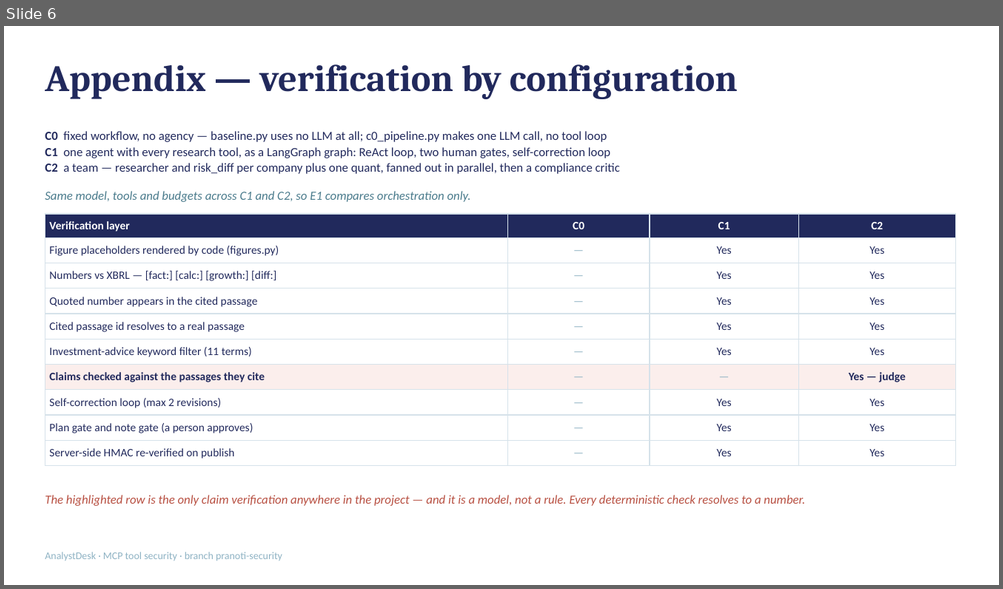
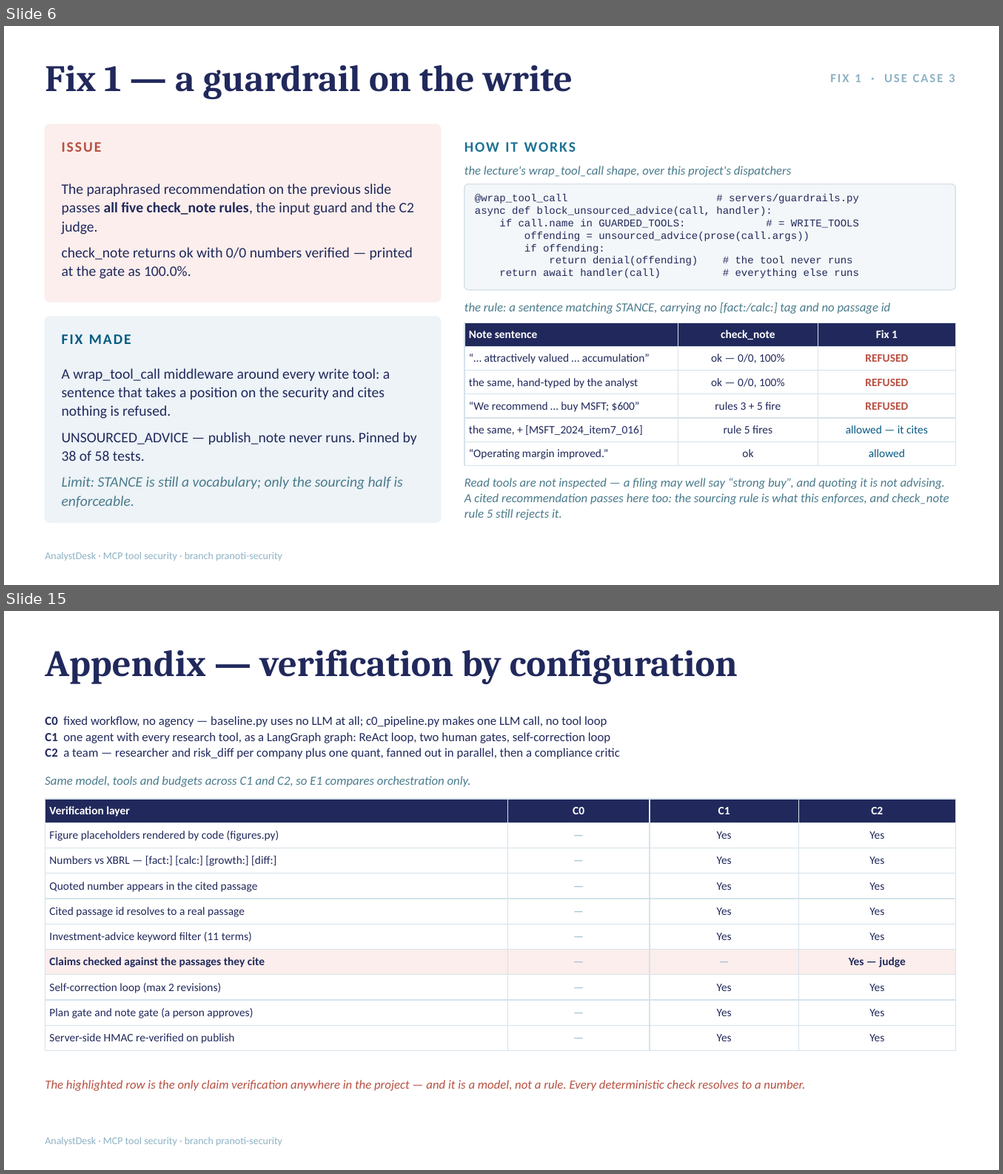
Before and after one commit to tshubhi24-dot/Capstone_IITB_2026, a slide deck: jayshree/analyst_desk/docs/presentation.pptx. Shown one above the other, each under a label of ours: slide 6 before the commit, slides 6 and 15 after it; the slides between them are not shown. The pictures are 1003x589 and 1003x1174 pixels, drawn with LibreOffice and Linux fonts; fonts in the diff are those of the drawing. Boxes give left, top, right and bottom in pixels: in the first picture for what was removed or moved away, otherwise in the second. Text is boxed around its words. In the diff, an @@ line names an element or a change of style, - is before the commit and + after.

```diff
--- a/jayshree/analyst_desk/docs/presentation.pptx
+++ b/jayshree/analyst_desk/docs/presentation.pptx
@@ slide 6 added at box(4, 26, 999, 585), background #FFFFFF; not listed: 1 template element that a slide beside it also shows @@
@@ title added at box(45, 65, 572, 99), 36 pt, text #21295C, bold @@
+Fix 1 — a guardrail on the write
@@ text added at box(830, 74, 954, 82), 12 pt, text #8FB3C4, bold @@
+FIX 1 · USE CASE 3
@@ rounded rectangle added at box(45, 124, 441, 302), fill #FBEEEC, outline #FBEEEC 1 pt @@
@@ text added at box(62, 135, 424, 157), 14 pt, text #B85042, bold @@
+ISSUE
@@ text added at box(505, 142, 518, 152), 14 pt, text #1C7293, bold @@
+HOW IT WORKS
@@ text added at box(464, 166, 791, 177), 12 pt, text #4A7B8C, italic @@
+the lecture's wrap_tool_call shape, over this project's dispatchers
@@ text added at box(62, 184, 414, 279), 14 pt, text #21295C @@
+The paraphrased recommendation on the previous slide passes all five check_note rules, the input guard and the C2 judge.
+check_note returns ok with 0/0 numbers verified — printed at the gate as 100.0%.
@@ rounded rectangle added at box(464, 184, 956, 290), fill #F4F7F9, outline #D6E2EA 1 pt @@
@@ text added at box(475, 194, 859, 278), 10 pt, text #21295C @@
+@wrap_tool_call # servers/guardrails.py
+async def block_unsourced_advice(call, handler):
+if call.name in GUARDED_TOOLS: # = WRITE_TOOLS
+offending = unsourced_advice(prose(call.args))
+if offending:
+return denial(offending) # the tool never runs
+return await handler(call) # everything else runs
@@ text added at box(464, 303, 890, 314), 12 pt, text #4A7B8C, italic @@
+the rule: a sentence matching STANCE, carrying no [fact:/calc:] tag and no passage id
@@ rounded rectangle added at box(45, 317, 441, 523), fill #EDF3F7, outline #EDF3F7 1 pt @@
@@ text added at box(62, 327, 424, 350), 14 pt, text #065A82, bold @@
+FIX MADE
@@ table added at box(464, 323, 956, 463), 6 rows, 3 columns @@
+Note sentence | check_note | Fix 1
+“… attractively valued … accumulation” | ok — 0/0, 100% | REFUSED
+the same, hand-typed by the analyst | ok — 0/0, 100% | REFUSED
+“We recommend … buy MSFT; $600” | rules 3 + 5 fire | REFUSED
+the same, + [MSFT_2024_item7_016] | rule 5 fires | allowed — it cites
+“Operating margin improved.” | ok | allowed
@@ text added at box(62, 432, 417, 508), 14 pt, text #21295C @@
+A wrap_tool_call middleware around every write tool: a sentence that takes a position on the security and cites nothing is refused.
+UNSOURCED_ADVICE — publish_note never runs. Pinned by 38 of 58 tests.
+Limit: STANCE is still a vocabulary; only the sourcing half is enforceable.
@@ text added at box(464, 478, 948, 520), 12 pt, text #4A7B8C, italic @@
+Read tools are not inspected — a filing may well say “strong buy”, and quoting it is not advising. A cited recommendation passes here too: the sourcing rule is what this enforces, and check_note rule 5 still rejects it.
@@ what was slide 6 is now slide 15 @@
```
Also in this commit, not shown: 6 slides changed, 8 other slides added, 27 other files.
